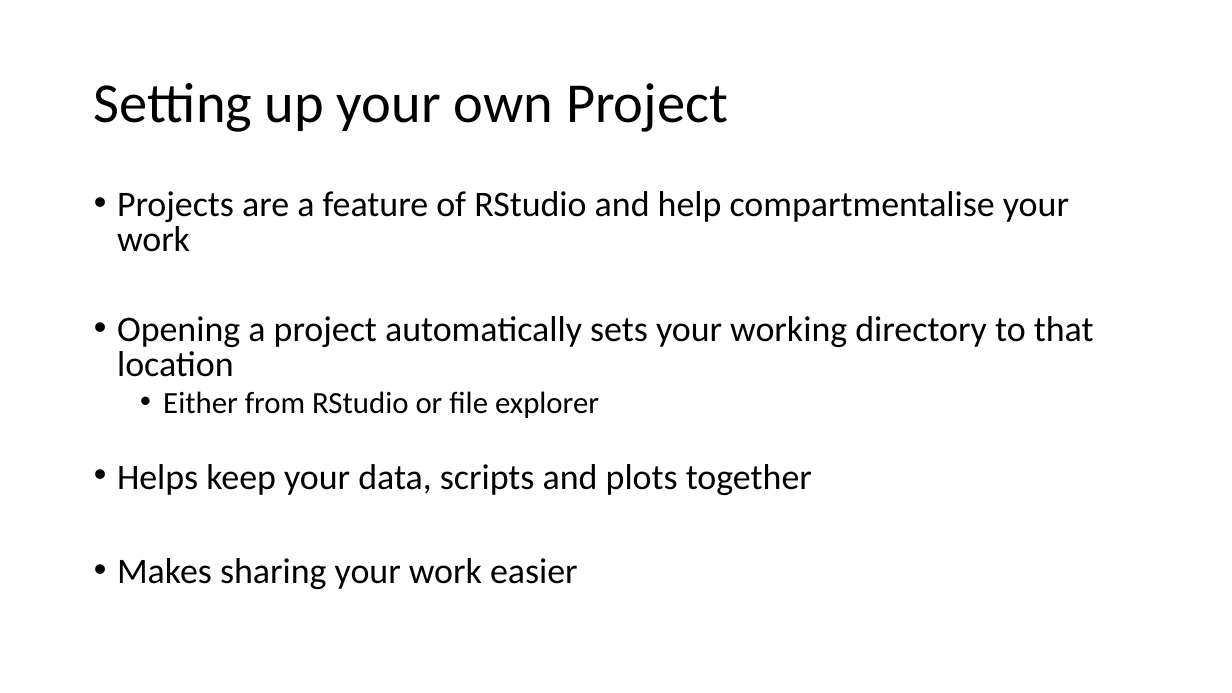
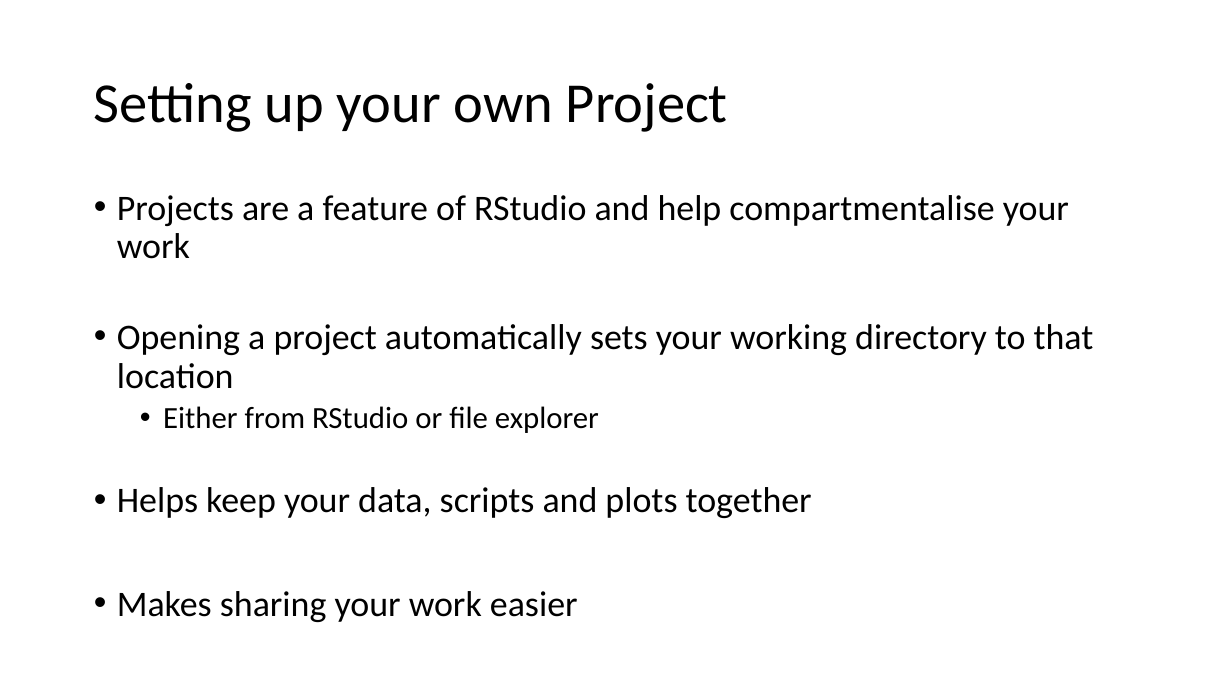
Before and after one commit to lidiaalfanti/r-course, a slide deck: slide 6 of courses/r-intro/docs/Intro to R 2023_day2.pptx. Drawn at 1232x693 pixels with LibreOffice and Linux fonts; fonts in the diff are those of the drawing. Boxes give left, top, right and bottom in pixels: in the first picture for what was removed or moved away, otherwise in the second. Text is boxed around its words. In the diff, an @@ line names an element or a change of style, - is before the commit and + after.

```diff
--- a/courses/r-intro/docs/Intro to R 2023_day2.pptx
+++ b/courses/r-intro/docs/Intro to R 2023_day2.pptx
@@ text "Projects are a feature of ..." at (x1=117, y1=195, x2=1094, y2=622): line spacing 0.8 to 0.9 @@
```
Also in this commit, not shown: 8 other slides changed, 2 slides added.
